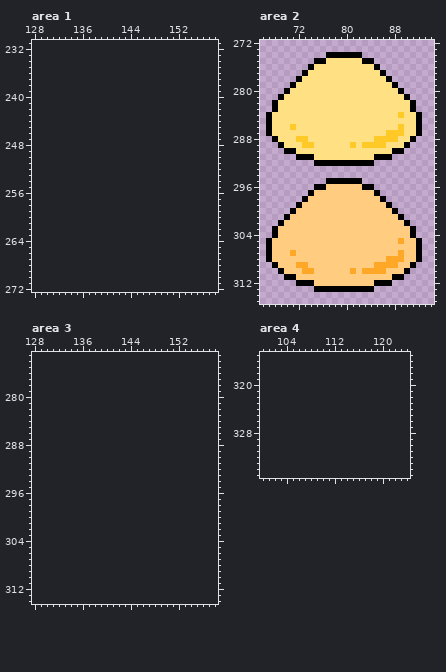
Pixel-art file, stored at asesprite/body.aseprite. The picture above was drawn from the file before the commit.
96x336 pixels, 1 frame. Shown: area 1: x 128..158, y 231..272; area 2: x 66..94, y 272..315; area 3: x 128..158, y 273..314; area 4: x 100..124, y 315..335. The old version is drawn lined up with the new one, on the new canvas. The commit also changed other parts of the picture, which this record leaves out.
After:
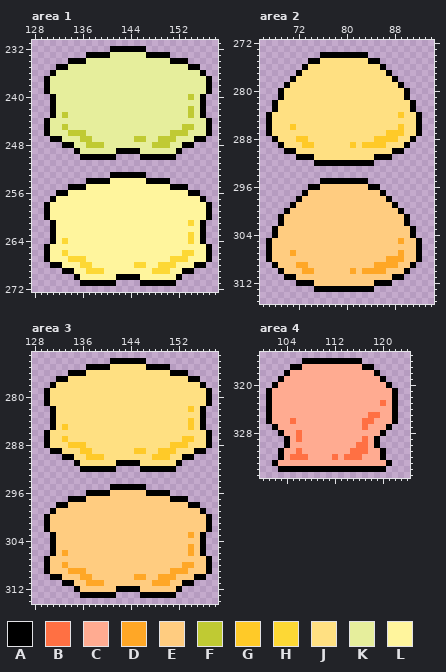
Palette (. is transparent): A #000000  B #ff7043  C #ffab91  D #ffa726  E #ffcc80  F #c0ca33  G #ffca28  H #fdd835  J #ffe082  K #e6ee9c  L #fff59d
Changes in this commit:
canvas 96x336 -> 160x336
--- area 1
@@ x 128..158 @@
 231 ...............................
-232 ...............................
-233 ...............................
-234 ...............................
-235 ...............................
-236 ...............................
-237 ...............................
-238 ...............................
-239 ...............................
-240 ...............................
-241 ...............................
-242 ...............................
-243 ...............................
-244 ...............................
-245 ...............................
-246 ...............................
-247 ...............................
-248 ...............................
-249 ...............................
-250 ...............................
+232 .............AAAAAA............
+233 .........AAAAKKKKKKAAAA........
+234 ......AAAKKKKKKKKKKKKKKAAA.....
+235 ....AAKKKKKKKKKKKKKKKKKKKKAA...
+236 ...AKKKKKKKKKKKKKKKKKKKKKKKKA..
+237 ..AKKKKKKKKKKKKKKKKKKKKKKKKKKA.
+238 ..AKKKKKKKKKKKKKKKKKKKKKKKKKKA.
+239 ..AKKKKKKKKKKKKKKKKKKKKKKKKKKA.
+240 ...AKKKKKKKKKKKKKKKKKKKKKKFKA..
+241 ...AKKKKKKKKKKKKKKKKKKKKKKKKA..
+242 ...AKKKKKKKKKKKKKKKKKKKKKKFKA..
+243 ...AKFKKKKKKKKKKKKKKKKKKKKFKA..
+244 ..AKKKKKKKKKKKKKKKKKKKKKKKKKKA.
+245 ..AKKFKKKKKKKKKKKKKKKKKKKFFKKA.
+246 ..AKKKFFFKKKKKKKKKKKKKKFFFKKKA.
+247 ...AAKKKFFKKKKKKKFFKKFFFKKKAA..
+248 .....AAKKFFFKKKKKKKKFFFKKAA....
+249 .......AKKKKKKAAAAKKKKKKA......
+250 ........AAAAAA....AAAAAA.......
 251 ...............................
 252 ...............................
-253 ...............................
-254 ...............................
-255 ...............................
-256 ...............................
-257 ...............................
-258 ...............................
-259 ...............................
-260 ...............................
-261 ...............................
-262 ...............................
-263 ...............................
-264 ...............................
-265 ...............................
-266 ...............................
-267 ...............................
-268 ...............................
-269 ...............................
-270 ...............................
-271 ...............................
+253 .............AAAAAA............
+254 .........AAAALLLLLLAAAA........
+255 ......AAALLLLLLLLLLLLLLAAA.....
+256 ....AALLLLLLLLLLLLLLLLLLLLAA...
+257 ...ALLLLLLLLLLLLLLLLLLLLLLLLA..
+258 ..ALLLLLLLLLLLLLLLLLLLLLLLLLLA.
+259 ..ALLLLLLLLLLLLLLLLLLLLLLLLLLA.
+260 ..ALLLLLLLLLLLLLLLLLLLLLLLLLLA.
+261 ...ALLLLLLLLLLLLLLLLLLLLLLHLA..
+262 ...ALLLLLLLLLLLLLLLLLLLLLLLLA..
+263 ...ALLLLLLLLLLLLLLLLLLLLLLHLA..
+264 ...ALHLLLLLLLLLLLLLLLLLLLLHLA..
+265 ..ALLLLLLLLLLLLLLLLLLLLLLLLLLA.
+266 ..ALLHLLLLLLLLLLLLLLLLLLLHHLLA.
+267 ..ALLLHHHLLLLLLLLLLLLLLHHHLLLA.
+268 ...AALLLHHLLLLLLLHHLLHHHLLLAA..
+269 .....AALLHHHLLLLLLLLHHHLLAA....
+270 .......ALLLLLLAAAALLLLLLA......
+271 ........AAAAAA....AAAAAA.......
 272 ...............................
--- area 2
@@ x 66..94 @@
 273 .............................
-274 ...........AAAAAA............
-275 .........AAJJJJJJAA..........
-276 ........AJJJJJJJJJJA.........
-277 .......AJJJJJJJJJJJJA........
-278 ......AJJJJJJJJJJJJJJA.......
-279 .....AJJJJJJJJJJJJJJJJA......
-280 ....AJJJJJJJJJJJJJJJJJJA.....
+274 ..........AAAAAAAA...........
+275 ........AAJJJJJJJJAA.........
+276 .......AJJJJJJJJJJJJA........
+277 ......AJJJJJJJJJJJJJJA.......
+278 .....AJJJJJJJJJJJJJJJJA......
+279 ....AJJJJJJJJJJJJJJJJJJA.....
+280 ...AJJJJJJJJJJJJJJJJJJJJA....
 281 ...AJJJJJJJJJJJJJJJJJJJJA....
@@ x 66..94 @@
 294 .............................
-295 ...........AAAAAA............
-296 .........AAEEEEEEAA..........
-297 ........AEEEEEEEEEEA.........
-298 .......AEEEEEEEEEEEEA........
-299 ......AEEEEEEEEEEEEEEA.......
-300 .....AEEEEEEEEEEEEEEEEA......
-301 ....AEEEEEEEEEEEEEEEEEEA.....
+295 ..........AAAAAAAA...........
+296 ........AAEEEEEEEEAA.........
+297 .......AEEEEEEEEEEEEA........
+298 ......AEEEEEEEEEEEEEEA.......
+299 .....AEEEEEEEEEEEEEEEEA......
+300 ....AEEEEEEEEEEEEEEEEEEA.....
+301 ...AEEEEEEEEEEEEEEEEEEEEA....
 302 ...AEEEEEEEEEEEEEEEEEEEEA....
--- area 3
@@ x 128..158 @@
 273 ...............................
-274 ...............................
-275 ...............................
-276 ...............................
-277 ...............................
-278 ...............................
-279 ...............................
-280 ...............................
-281 ...............................
-282 ...............................
-283 ...............................
-284 ...............................
-285 ...............................
-286 ...............................
-287 ...............................
-288 ...............................
-289 ...............................
-290 ...............................
-291 ...............................
-292 ...............................
+274 .............AAAAAA............
+275 .........AAAAJJJJJJAAAA........
+276 ......AAAJJJJJJJJJJJJJJAAA.....
+277 ....AAJJJJJJJJJJJJJJJJJJJJAA...
+278 ...AJJJJJJJJJJJJJJJJJJJJJJJJA..
+279 ..AJJJJJJJJJJJJJJJJJJJJJJJJJJA.
+280 ..AJJJJJJJJJJJJJJJJJJJJJJJJJJA.
+281 ..AJJJJJJJJJJJJJJJJJJJJJJJJJJA.
+282 ...AJJJJJJJJJJJJJJJJJJJJJJGJA..
+283 ...AJJJJJJJJJJJJJJJJJJJJJJJJA..
+284 ...AJJJJJJJJJJJJJJJJJJJJJJGJA..
+285 ...AJGJJJJJJJJJJJJJJJJJJJJGJA..
+286 ..AJJJJJJJJJJJJJJJJJJJJJJJJJJA.
+287 ..AJJGJJJJJJJJJJJJJJJJJJJGGJJA.
+288 ..AJJJGGGJJJJJJJJJJJJJJGGGJJJA.
+289 ...AAJJJGGJJJJJJJGGJJGGGJJJAA..
+290 .....AAJJGGGJJJJJJJJGGGJJAA....
+291 .......AJJJJJJAAAAJJJJJJA......
+292 ........AAAAAA....AAAAAA.......
 293 ...............................
 294 ...............................
-295 ...............................
-296 ...............................
-297 ...............................
-298 ...............................
-299 ...............................
-300 ...............................
-301 ...............................
-302 ...............................
-303 ...............................
-304 ...............................
-305 ...............................
-306 ...............................
-307 ...............................
-308 ...............................
-309 ...............................
-310 ...............................
-311 ...............................
-312 ...............................
-313 ...............................
+295 .............AAAAAA............
+296 .........AAAAEEEEEEAAAA........
+297 ......AAAEEEEEEEEEEEEEEAAA.....
+298 ....AAEEEEEEEEEEEEEEEEEEEEAA...
+299 ...AEEEEEEEEEEEEEEEEEEEEEEEEA..
+300 ..AEEEEEEEEEEEEEEEEEEEEEEEEEEA.
+301 ..AEEEEEEEEEEEEEEEEEEEEEEEEEEA.
+302 ..AEEEEEEEEEEEEEEEEEEEEEEEEEEA.
+303 ...AEEEEEEEEEEEEEEEEEEEEEEDEA..
+304 ...AEEEEEEEEEEEEEEEEEEEEEEEEA..
+305 ...AEEEEEEEEEEEEEEEEEEEEEEDEA..
+306 ...AEDEEEEEEEEEEEEEEEEEEEEDEA..
+307 ..AEEEEEEEEEEEEEEEEEEEEEEEEEEA.
+308 ..AEEDEEEEEEEEEEEEEEEEEEEDDEEA.
+309 ..AEEEDDDEEEEEEEEEEEEEEDDDEEEA.
+310 ...AAEEEDDEEEEEEEDDEEDDDEEEAA..
+311 .....AAEEDDDEEEEEEEEDDDEEAA....
+312 .......AEEEEEEAAAAEEEEEEA......
+313 ........AAAAAA....AAAAAA.......
 314 ...............................
--- area 4
@@ x 100..124 @@
 315 .........................
-316 .........................
-317 .........................
-318 .........................
-319 .........................
-320 .........................
-321 .........................
-322 .........................
-323 .........................
-324 .........................
-325 .........................
-326 .........................
-327 .........................
-328 .........................
-329 .........................
-330 .........................
-331 .........................
-332 .........................
-333 .........................
-334 .........................
+316 .......AAAAAAAAAA........
+317 .....AACCCCCCCCCCAA......
+318 ....ACCCCCCCCCCCCCCA.....
+319 ...ACCCCCCCCCCCCCCCCA....
+320 ..ACCCCCCCCCCCCCCCCCCA...
+321 .ACCCCCCCCCCCCCCCCCCCCA..
+322 .ACCCCCCCCCCCCCCCCCCCCA..
+323 .ACCCCCCCCCCCCCCCCCCBCA..
+324 .ACCCCCCCCCCCCCCCCCCCCA..
+325 .ACCCCCCCCCCCCCCCCBBCCA..
+326 .ACCCBCCCCCCCCCCCBBCCCA..
+327 ..ACCCCCCCCCCCCCCBCCCA...
+328 ...ACCBCCCCCCCCCCCCCA....
+329 ....ACBCCCCCCCCCCBCA.....
+330 ....ACCCCCCCCCCCBBCA.....
+331 ...ACCBCCCCCCCCBBBCCA....
+332 ...ACBBBCCCCBCBBBCCCA....
+333 ..ACCCCCCCCCCCCCCCCCCA...
+334 ...AAAAAAAAAAAAAAAAAA....
 335 .........................
Where, in picture pixels (left, top, right, bottom), the same in both pictures:
added: (44, 46, 212, 286)
changed: (278, 52, 326, 94)
changed: (362, 52, 410, 94)
changed: (278, 178, 326, 220)
changed: (362, 178, 410, 220)
added: (44, 358, 212, 598)
added: (266, 358, 398, 472)
